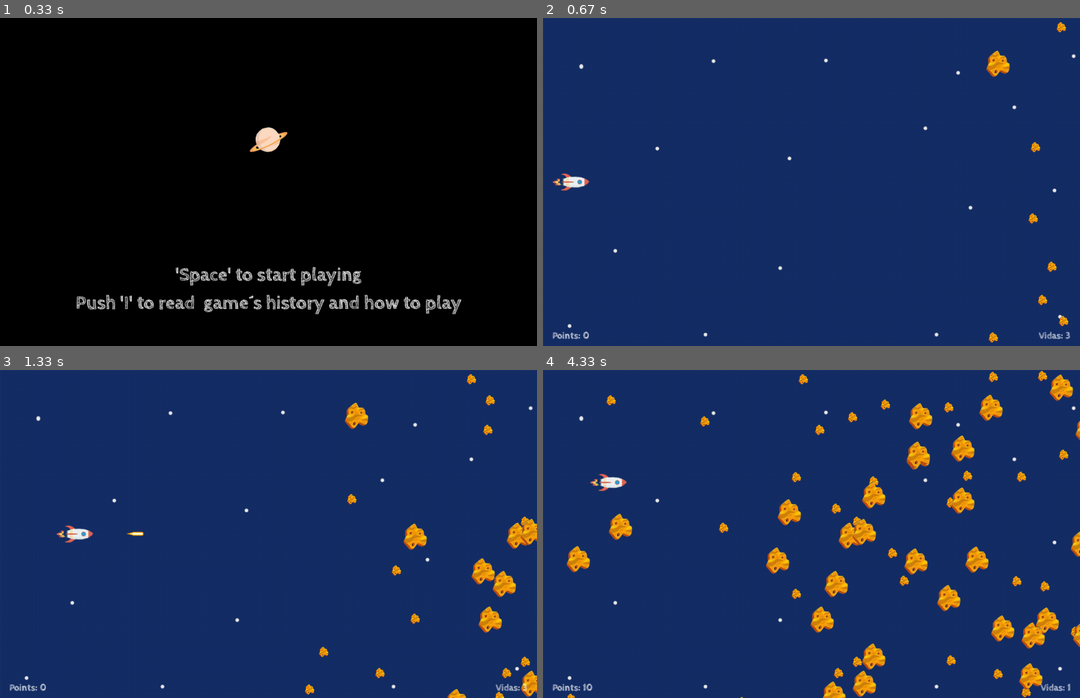
Above: before the commit, frames 1-4 (two rows, left to right).
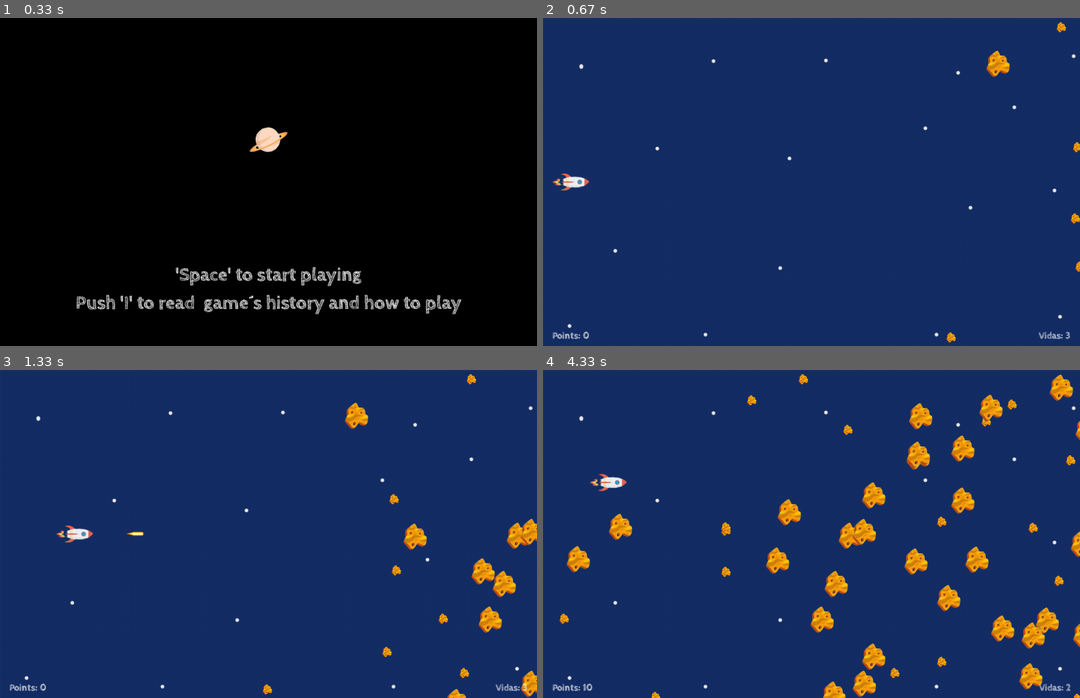
Above: after the commit, the same moments.

Repository: MarkelJM/FinalPygameSpace
Game: pygame game, started from main.py
Two runs of this game, one before a commit and one after it. Both use one fixed random seed, a clock stepped at 60 frames per second and the inputs below.
Inputs:
- Up to frame 1 (0.33 s): no input
- Up to frame 2 (0.67 s): tap B at 0.33 s
- Up to frame 3 (1.33 s): tap Space at 0.67, 1.07 s; hold Right from 1 s (still down)
- Up to frame 4 (4.33 s): tap Space at 1.37, 1.57, 1.9, 2.2, 2.4, 2.7, 2.97, 3.3, 3.6, 3.73, 4.13 s; release Right at 1.47 s; hold Up 1.5-1.8 s; hold Right 1.83-2.3 s; hold Left 2.33-2.87 s; hold Down 2.9-3.2 s; hold Left 3.23-3.63 s; hold Up 3.67-4.03 s; hold Right from 4.07 s (still down)

Frame 1 is identical in both runs. In frame 2, 0.4% of the frame differs, in the area x 75-100%, y 37-100%; in frame 3, 0.6%; in frame 4, 1.7%, in the area x 3-100%, y 0-100%.

Commit message:
feat: music and effects. smtims rocks gives error

Diff:
--- a/thequest/scenes.py
+++ b/thequest/scenes.py
@@ -211,7 +211,13 @@
         self.level_window = Window(self.screen)
         self.exit = False
         self.remove_life = 3
-
+        bullet_effect = os.path.join("resources", "sounds", "shot.wav")
+        self.bullet_sound = pg.mixer.Sound(bullet_effect)
+        hit_effect = os.path.join("resources", "sounds", "Game_hit.wav")
+        self.explosion_sound = pg.mixer.Sound(hit_effect)
+        background_music = os.path.join("resources", "sounds", "music.mp3")
+        self.music = pg.mixer.music.load(background_music)
+        pg.mixer.music.play(-1)
     def play(self):
 
         contador_small = 0
@@ -266,6 +272,7 @@
                             self.shot = self.create_bullet()
                             self.shot = self.create_bullet()
                             self.shot = self.create_bullet()
+                            self.bullet_sound.play()
                             self.shot_exist == True
 
                     #counting_bullet_time += 1
@@ -277,7 +284,7 @@
 
             # ROCK CREATER CONTROLLER
             # create first rocks to don´t have problems with create method
-            if self.create_leve_rock == True and contador_small == 1 or contador_small % 4 == 0:
+            if self.create_leve_rock == True and contador_small == 1 or contador_small % 10 == 0:
                 self.created_rock_small = self.create_rocks_small()
             #if self.create_leve_rock == True and contador_medium == 1 or contador_medium % 5 == 0:
                 #self.created_rock_medium = self.create_rocks_medium()
@@ -335,6 +342,7 @@
                 for rock in rock_small_bullet_crash:
                     for bullet in rock_small_bullet_crash[rock]:
                         rock_life = self.rock_object_small.rock_lost_life()
+                        self.explosion_sound.play()
                         if rock_life == 0:
                             self.pointer.increase_points(15)
                             self.rocks_small.remove(rock)
@@ -343,6 +351,7 @@
                 for rock in rock_medium_bullet_crash:
                     for bullet in rock_medium_bullet_crash[rock]:
                         rock_life = self.rock_object_medium.rock_lost_life()
+                        self.explosion_sound.play()
                         if rock_life == 0:
                             self.pointer.increase_points(10)
                             self.rocks_medium.remove(rock)
@@ -351,6 +360,7 @@
                 for rock in rock_large_bullet_crash:
                     for bullet in rock_large_bullet_crash[rock]:
                         rock_life = self.rock_object_large.rock_lost_life()
+                        self.explosion_sound.play()
                         if rock_life == 0:
                             self.pointer.increase_points(5)
                             self.rocks_large.remove(rock)
@@ -410,6 +420,7 @@
                 self.restart = "Pulsa 'X' para ir a Inicio"
                 self.game_end.draw_text(self.restart, HEIGHT - 100)
                 self.game_over()
+                pg.mixer.music.pause()
 
             pg.display.flip()
             self.clock.tick(FPS)
Not shown, added: resources/sounds/Game_hit.wav
Not shown, added: resources/sounds/music.mp3
Not shown, added: resources/sounds/shot.wav
